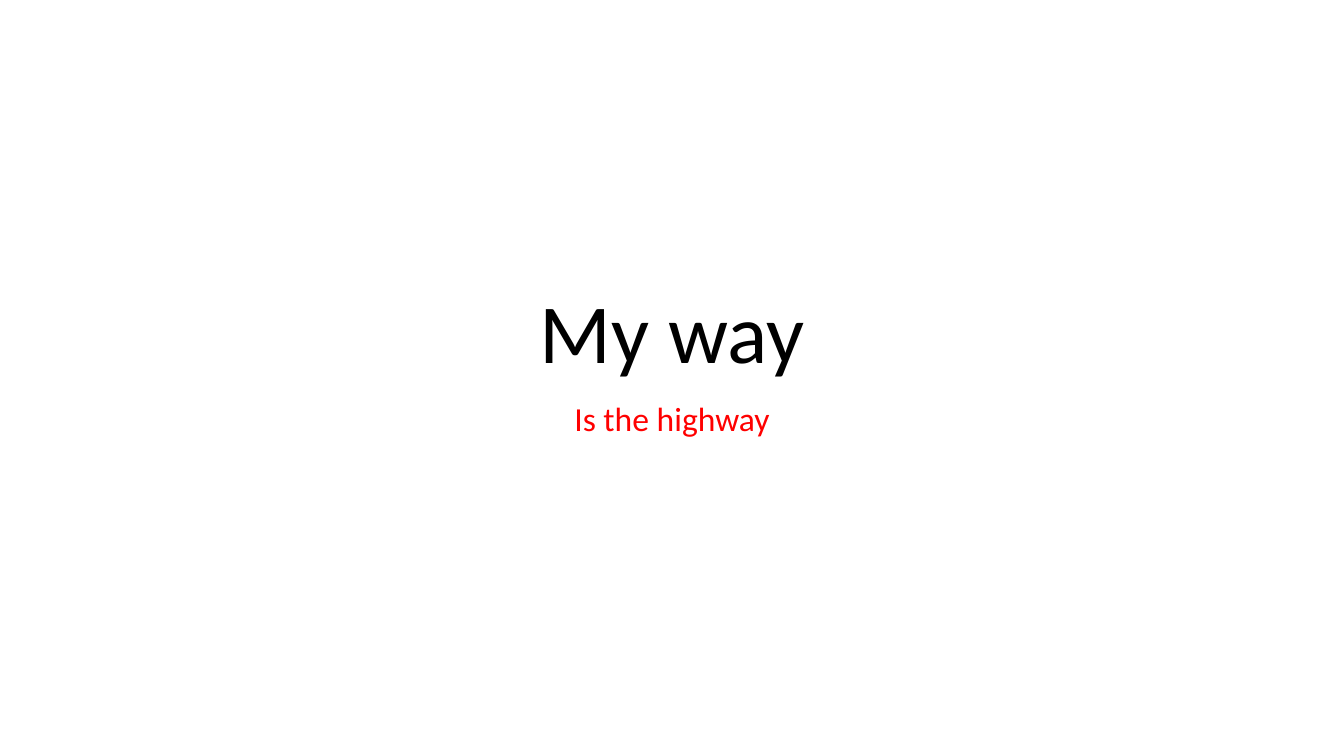
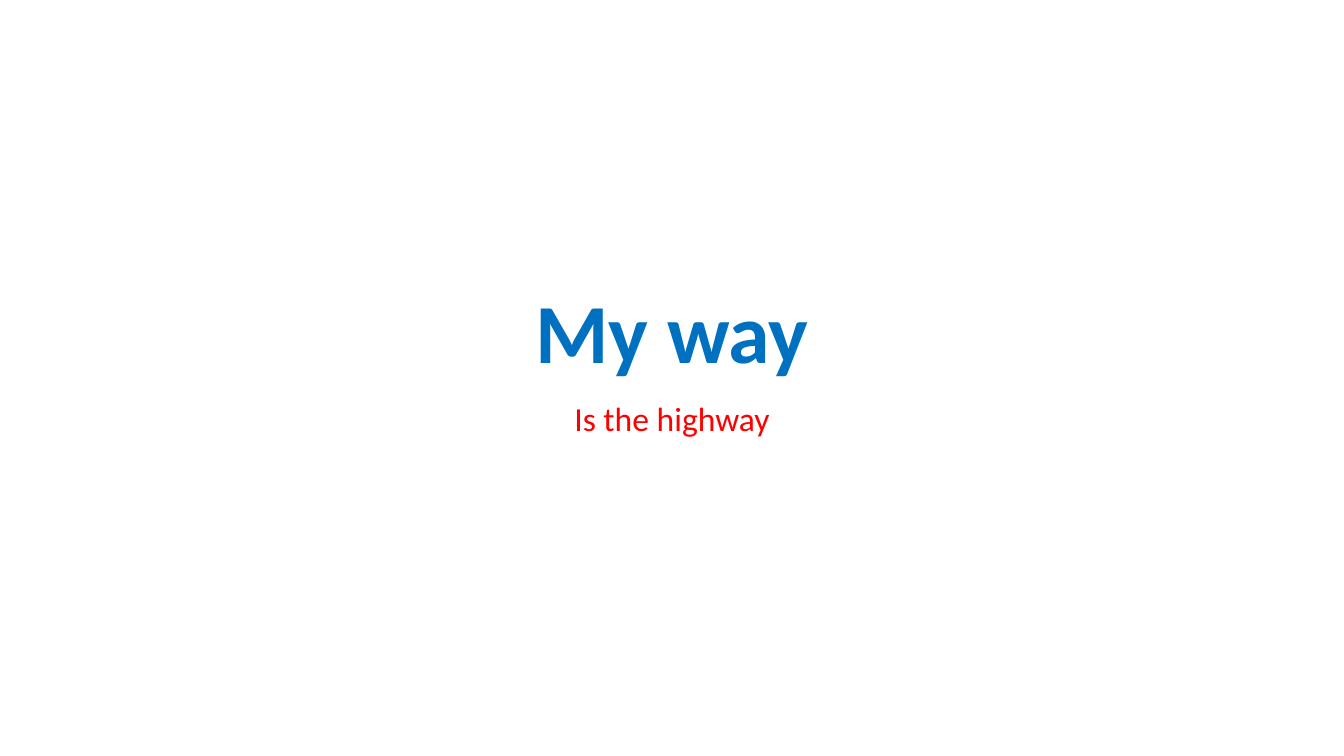
Before and after one commit to TheFerr/helloworld, a slide deck: slide 1 of Terrifying_Tremendous_Presentation.pptx. Drawn at 1344x756 pixels with LibreOffice and Linux fonts; fonts in the diff are those of the drawing. Boxes give left, top, right and bottom in pixels: in the first picture for what was removed or moved away, otherwise in the second. Text is boxed around its words. In the diff, an @@ line names an element or a change of style, - is before the commit and + after.

Commit message:
Honestly, I've changed text color in PPTX

```diff
--- a/Terrifying_Tremendous_Presentation.pptx
+++ b/Terrifying_Tremendous_Presentation.pptx
@@ title "My way" at [535,308,808,377]: text colour #000000 to #0070C0, bold on @@
```
